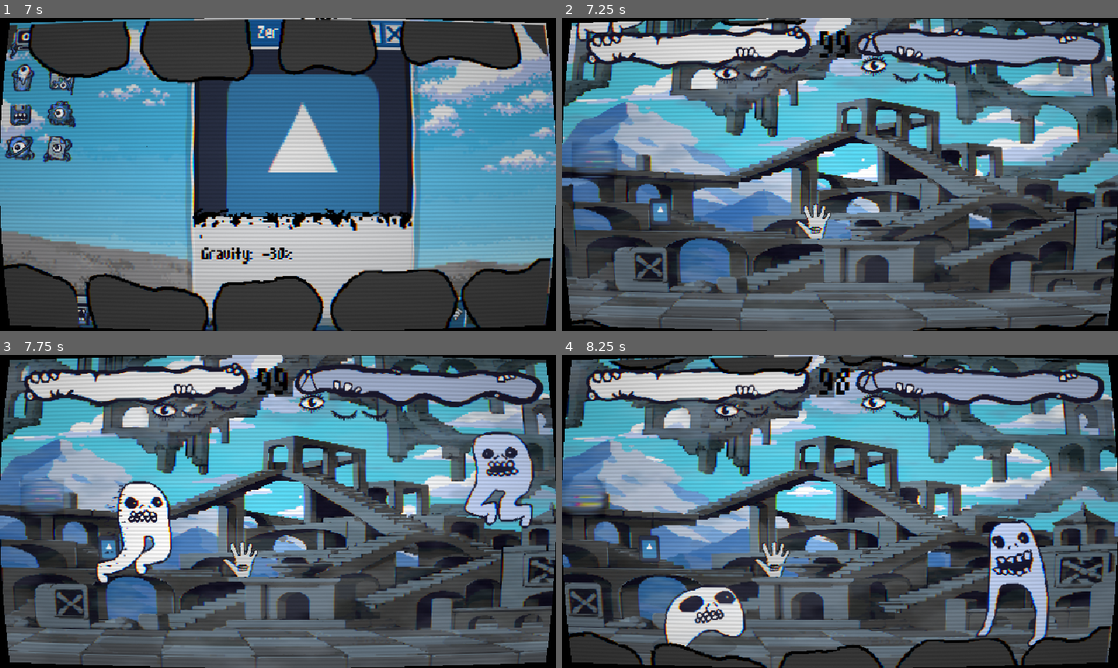
Above: before the commit, frames 1-4 (two rows, left to right).
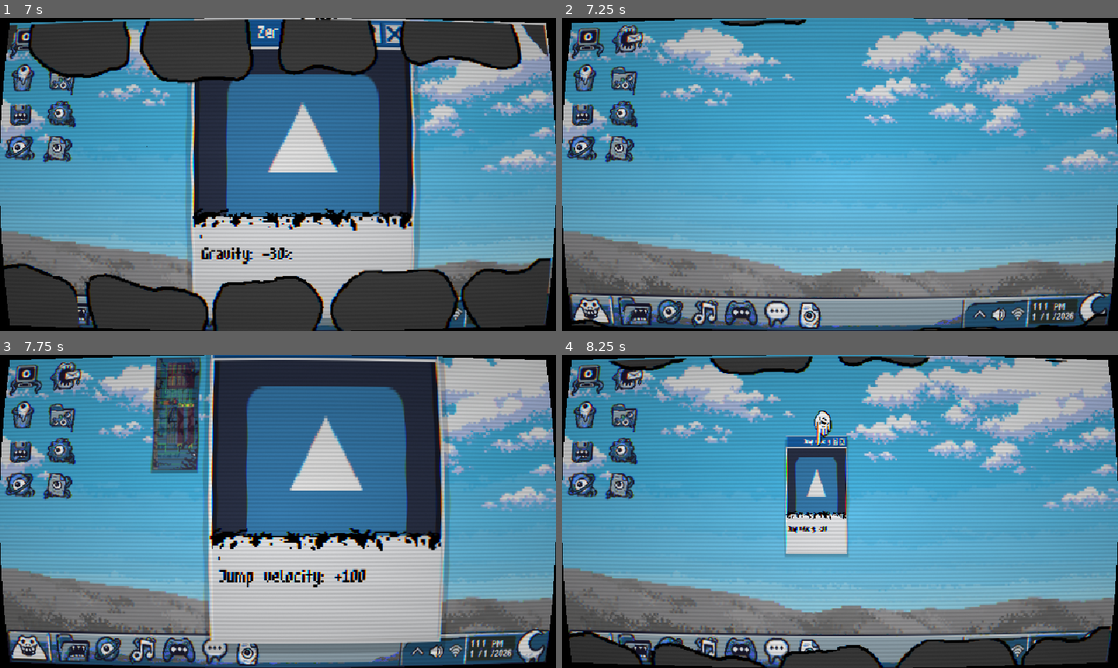
Above: after the commit, the same moments.

Repository: Filkspline/CreatureFeature
Game: Godot game, scene res://scenes/test_level.tscn
Same seed, same stepped clock (60 frames per second), same inputs: the game is played once before the commit and once after it. The engine's default icon, where the game draws it, is replaced by a stand-in: a white triangle on a blue panel in a dark square.
Inputs:
- Up to frame 1 (7 s): tap Enter (MenuSelect) at 0.5 s; hold D (RightP1) 0.53-1.28 s; tap Left (LeftP2) at 0.6, 5.1 s; tap Space at 0.77, 1.52, 3.02, 3.77, 4.52, 6.02, 6.77 s; hold S (MenuDown) 1.28-2.03 s; tap O (NormalP1) at 1.35, 5.85 s; hold D (RightP1) 2.03-2.78 s; tap / (NormalP2) at 2.1, 6.6 s; hold W (MenuUp) 2.78-3.53 s; tap Right (RightP2) at 2.85 s; hold A (LeftP1) 3.53-5.03 s; tap 1 at 3.6 s; tap 2 at 4.35 s; hold S (MenuDown) 5.03-5.78 s; hold D (RightP1) 5.78-6.53 s; hold W (MenuUp) from 6.53 s (still down)
- Up to frame 2 (7.25 s): keep holding W (MenuUp)
- Up to frame 3 (7.75 s): release W (MenuUp) at 7.28 s; hold D (RightP1) from 7.28 s (still down); tap Right (RightP2) at 7.35 s; tap Space at 7.52 s
- Up to frame 4 (8.25 s): release D (RightP1) at 8.03 s; hold S (MenuDown) from 8.03 s (still down); tap 1 at 8.1 s

Frame 1 is identical in both runs. In frame 2, 92% of the frame differs, in the area x 0-100%, y 0-100%; in frame 3, 92%; in frame 4, 85%.
Error in both runs: Invalid assignment of property or key 'z_index' with value of type 'int' on a base object of type 'Nil'. (res://scripts/card_hand.gd:261)

Commit message:
Addition of pre-fight upgrade select

Diff:
--- a/scripts/EventBus.gd
+++ b/scripts/EventBus.gd
@@ -24,6 +24,9 @@
 signal upgrade_draft_ready(player_id: int, offered: Array[UpgradeData])  # cards to show
 signal upgrade_picked(player_id: int, upgrade: UpgradeData)    # UI -> pool manager
 signal upgrade_applied(player_id: int, upgrade: UpgradeData)   # pool manager -> anyone (vfx, ui)
+
+signal pre_fight_upgrade_check
+
 # ── Continuous per-frame state, keyed by player_id ──
 var player_position: Dictionary = {}     # int -> Vector2
 var player_velocity: Dictionary = {}     # int -> Vector2
--- a/scripts/GameManager.gd
+++ b/scripts/GameManager.gd
@@ -68,6 +68,9 @@
 var p1_node: CharacterBody2D
 var p2_node: CharacterBody2D
 
+var p1_pre_fight_picked : bool = false
+var p2_pre_fight_picked : bool = false
+var is_pre_fight_pick : bool = true
 
 func _ready() -> void:
 	# hit_confirmed (rather than player_hit_landed) is what we want here
@@ -79,6 +82,7 @@
 	EventBus.player_defeated.connect(_on_player_defeated)
 	EventBus.death_sequence_finished.connect(_on_death_sequence_finished)
 
+	EventBus.pre_fight_upgrade_check.connect(_handle_pre_fight_info)
 	# Deferred so every autoload (including UpgradePoolManager) has
 	# finished its own _ready() and connected to match_started before we
 	# fire it. Autoload _ready() order isn't guaranteed, and firing this
@@ -204,6 +208,15 @@
 		Engine.time_scale = 1.0
 
 
+func _handle_pre_fight_info() -> void:
+	if p1_pre_fight_picked == false:
+		p1_pre_fight_picked = true
+
+	elif p2_pre_fight_picked == false:
+		p2_pre_fight_picked = true
+		is_pre_fight_pick = false
+
+
 func _input(event: InputEvent) -> void:
 	# Dev shortcut: press 1 or 2 to simulate that player losing the round
 	# right now, without needing to fight all the way down to zero HP.
--- a/scripts/player_select.gd
+++ b/scripts/player_select.gd
@@ -151,4 +151,7 @@
 
 
 func _on_button_pressed() -> void:
-	SceneTransition.change_scene("res://scenes/test_level.tscn")
+	#SceneTransition.change_scene("res://scenes/test_level.tscn")
+	EventBus.round_lost.emit(1) # Just using this as a work around for now, this signal shit is confusing man
+	EventBus.pre_fight_upgrade_check.emit()
+	SceneTransition.change_scene("res://scenes/upgrade_card_ui.tscn")
--- a/scripts/upgrade_card.gd
+++ b/scripts/upgrade_card.gd
@@ -130,4 +130,9 @@
 	# change_scene_to_file — same reasoning as GameManager's round-loss
 	# transition. The 0.75s wait above is unrelated to that and just
 	# gives the pick/flip feedback a beat before the wipe starts.
-	SceneTransition.change_scene("res://scenes/test_level.tscn")
+	if GameManager.is_pre_fight_pick == true:
+		EventBus.round_lost.emit(2)
+		EventBus.pre_fight_upgrade_check.emit()
+		SceneTransition.change_scene("res://scenes/upgrade_card_ui.tscn")
+	else:
+		SceneTransition.change_scene("res://scenes/test_level.tscn")
